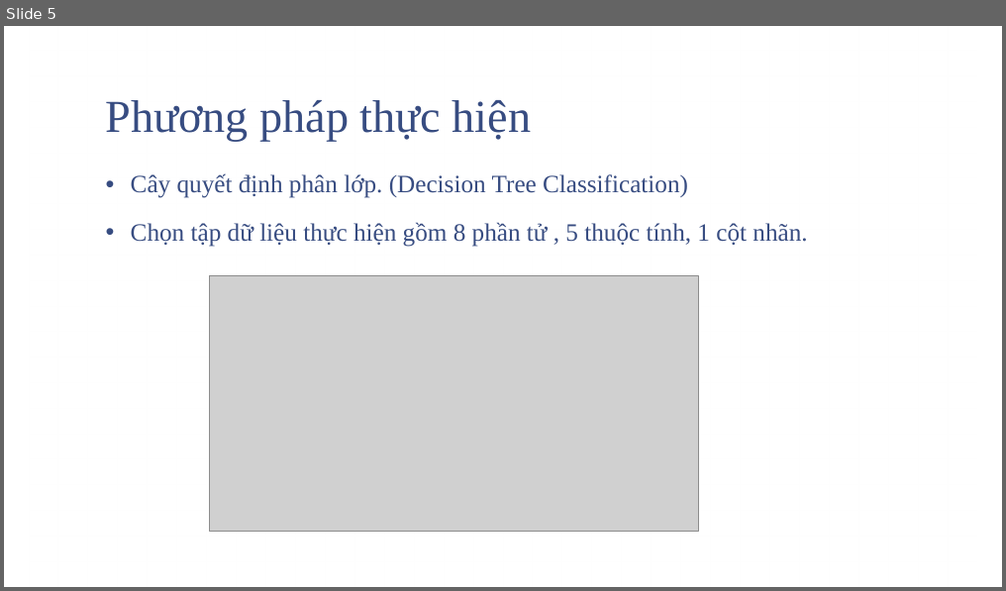
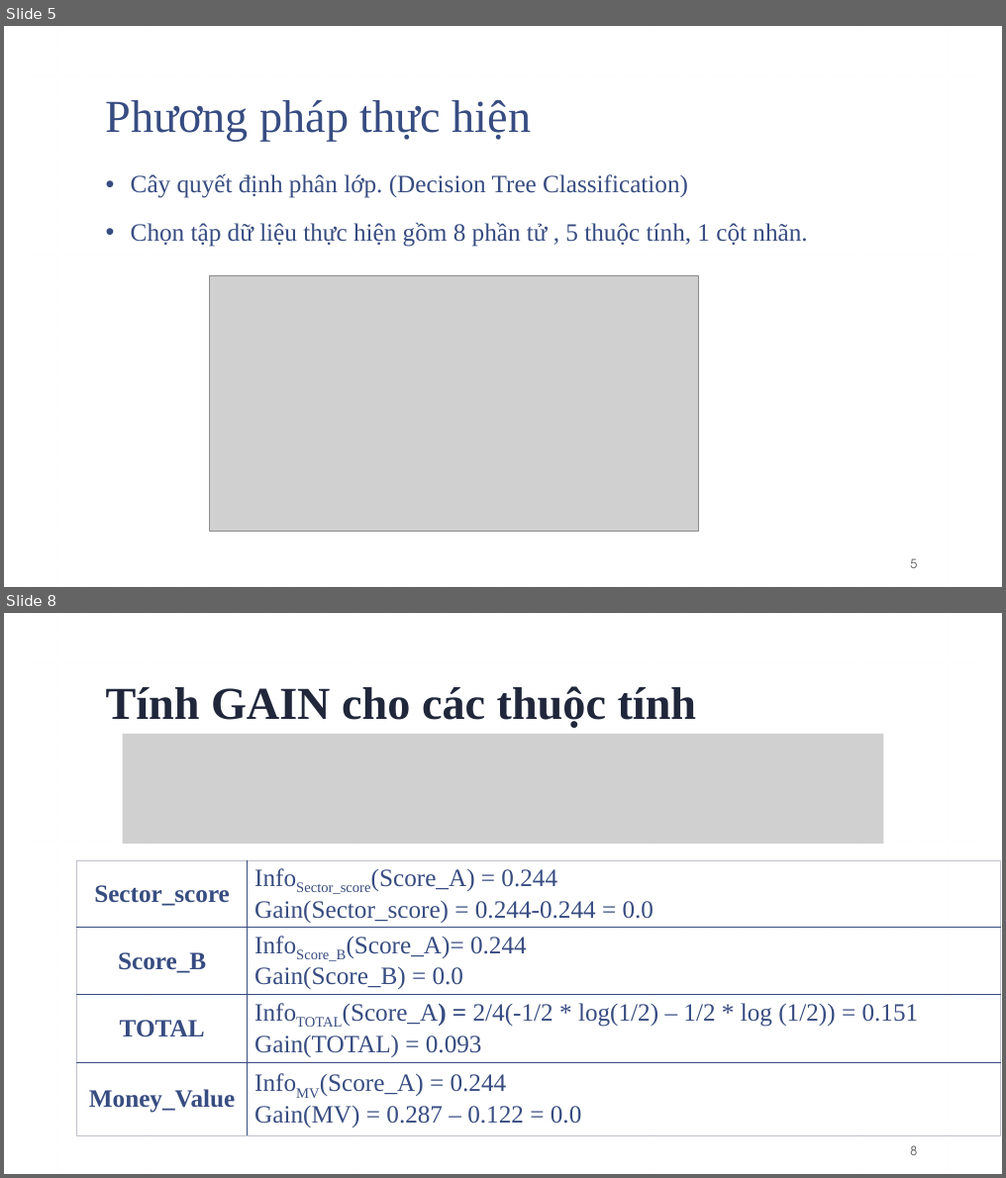
Before and after one commit to trungcpag/machine-CTU, a slide deck: report.pptx. Shown one above the other, each under a label of ours: slide 5 before the commit, slides 5 and 8 after it; the slides between them are not shown. The pictures are 1006x591 and 1006x1178 pixels, drawn with LibreOffice and Linux fonts; fonts in the diff are those of the drawing; grey boxes stand for pictures; background and template pictures are left out. Boxes give left, top, right and bottom in pixels: in the first picture for what was removed or moved away, otherwise in the second. Text is boxed around its words. In the diff, an @@ line names an element or a change of style, - is before the commit and + after.

```diff
--- a/report.pptx
+++ b/report.pptx
@@ slide 8 added at (4,613,1002,1174), background picture (left out); not listed: 1 template element that a slide beside it also shows @@
@@ title added at (106,686,697,728), 44 pt, text #20273C, bold @@
+Tính GAIN cho các thuộc tính
@@ picture added at (122,734,884,844) @@
@@ table added at (76,861,1000,1137), 4 rows, 2 columns @@
+Sector_score | InfoSector_score(Score_A) = 0.244 / Gain(Sector_score) = 0.244-0.244 = 0.0
+Score_B | InfoScore_B(Score_A)= 0.244 / Gain(Score_B) = 0.0
+TOTAL | InfoTOTAL(Score_A) = 2/4(-1/2 * log(1/2) – 1/2 * log (1/2)) = 0.151 / Gain(TOTAL) = 0.093
+Money_Value | InfoMV(Score_A) = 0.244 / Gain(MV) = 0.287 – 0.122 = 0.0
@@ page number added at (910,1146,917,1156), 12 pt, text #595959 @@
+8
@@ slide 5 changed as well @@
@@ page number added at (910,559,917,569), 12 pt, text #595959 @@
+5
```
Also in this commit, not shown: 8 other slides changed, 1 other slide added, 2 slides removed.
